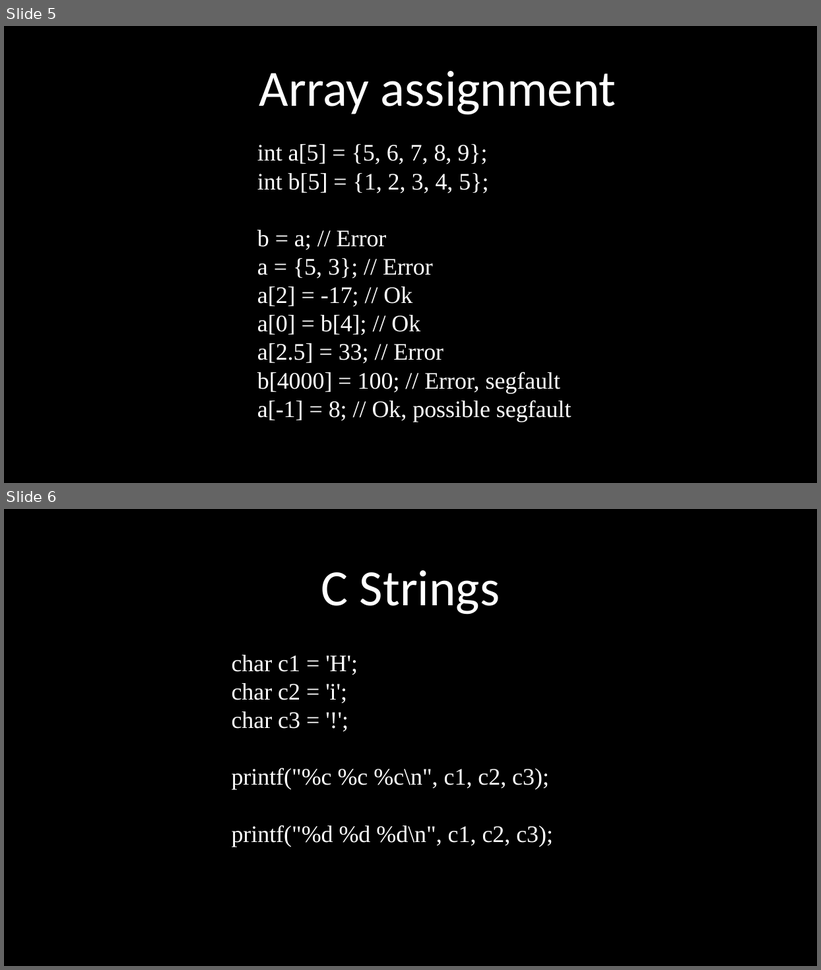
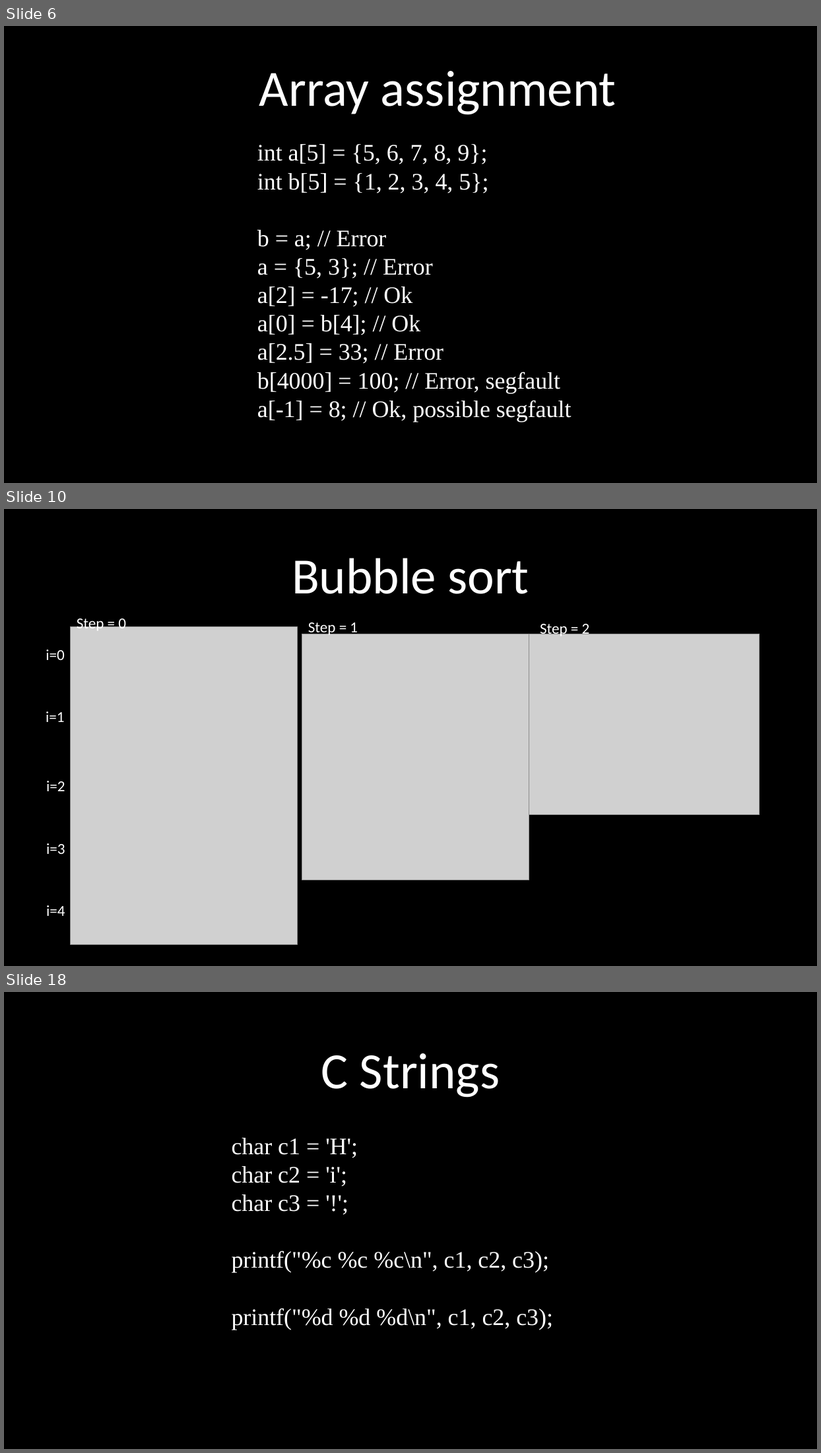
Before and after one commit to kruffka/C-Programming, a slide deck: 2024-2025/slides_pptx/5_static_arrays.pptx. Shown one above the other, each under a label of ours: slides 5 and 6 before the commit, slides 6, 10 and 18 after it; the slides between them are not shown. The pictures are 821x970 and 821x1453 pixels, drawn with LibreOffice and Linux fonts; fonts in the diff are those of the drawing; grey boxes stand for pictures. Boxes give left, top, right and bottom in pixels: in the first picture for what was removed or moved away, otherwise in the second. Text is boxed around its words. In the diff, an @@ line names an element or a change of style, - is before the commit and + after.

```diff
--- a/2024-2025/slides_pptx/5_static_arrays.pptx
+++ b/2024-2025/slides_pptx/5_static_arrays.pptx
@@ slide 10 added at (4, 509, 817, 966), background #000000 @@
@@ text added at (292, 558, 529, 594), 60 pt, text #FFFFFF @@
+Bubble sort
@@ picture added at (71, 627, 298, 946) @@
@@ text added at (77, 615, 126, 632), 18 pt, text #FFFFFF @@
+Step = 0
@@ text added at (308, 623, 358, 637), 18 pt, text #FFFFFF @@
+Step = 1
@@ text added at (540, 624, 590, 638), 18 pt, text #FFFFFF @@
+Step = 2
@@ picture added at (302, 634, 529, 881) @@
@@ picture added at (529, 634, 760, 815) @@
@@ text added at (46, 650, 64, 660), 18 pt, text #FFFFFF @@
+i=0
@@ text added at (46, 712, 64, 722), 18 pt, text #FFFFFF @@
+i=1
@@ text added at (46, 781, 65, 791), 18 pt, text #FFFFFF @@
+i=2
@@ text added at (46, 844, 65, 854), 18 pt, text #FFFFFF @@
+i=3
@@ text added at (46, 906, 65, 916), 18 pt, text #FFFFFF @@
+i=4
@@ what was slide 5 is now slide 6 @@
@@ what was slide 6 is now slide 18 @@
```
Also in this commit, not shown: 2 slides changed, 9 other slides added, 2 other files.
